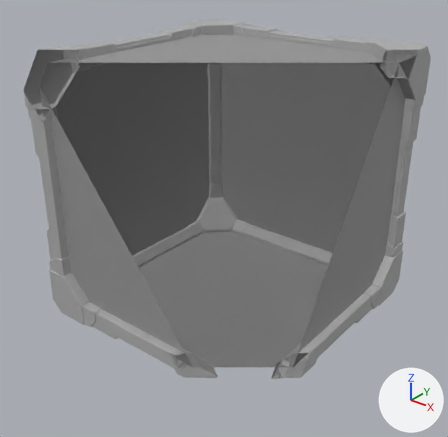
One commit to the FBX model AnotherGangsterHamster/Assets/Models/Weapon/Grand/grandLv2.fbx: the scene before it, then after it.
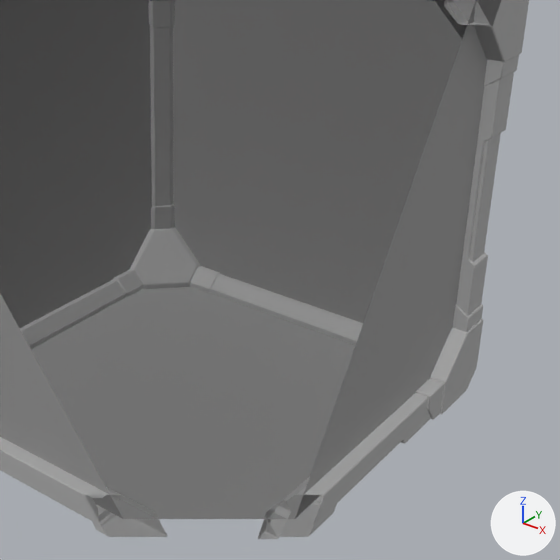
There are two pictures of each version: one whole from a 50 mm camera at (20.81, -8.6, 4.57) aimed at (14.17, -0.31, -0.57), one close up on the part from 27% to 100% of the width and 15% to 90% of the height. The axes (+X, +Y, +Z) are drawn at lower right. The lights are the same throughout. Everything nearer to the camera than a plane just in front of the edit is cut away. Where no turn or scale is listed for an object, it has been applied to the vertices.

Script lines for the objects in view, before the commit:
```python
me_mesh = bpy.data.meshes.new('Mesh')
me_mesh.from_pydata(...)  # 1908 vertices, 3256 faces; spans x -2.54..2.54, y -2.54..2.54, z -2.54..2.54
me_mesh.materials.append(mat_default_character)  # grey #adadad
me_mesh_001 = bpy.data.meshes.new('Mesh.001')
me_mesh_001.from_pydata(...)  # a box spanning x -2.34..2.34, y -2.34..2.34, z -2.34..2.34
me_mesh_001.materials.append(mat_bridge_1f_etc)  # its picture is missing
ob_grandlv2 = bpy.data.objects.new('grandLv2', me_mesh)
ob_grandlv2.location = (14.11, 0.0, 0.0)
ob_planelv2 = bpy.data.objects.new('planeLv2', me_mesh_001)
ob_planelv2.location = (14.11, 0.0, 0.0)
```
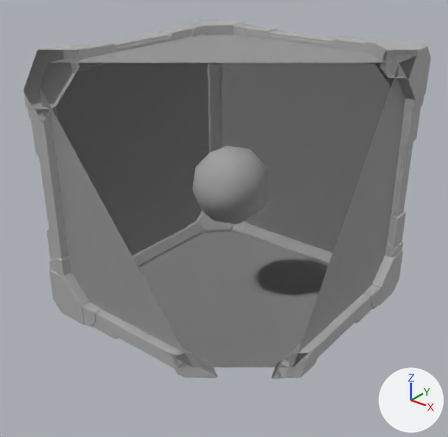
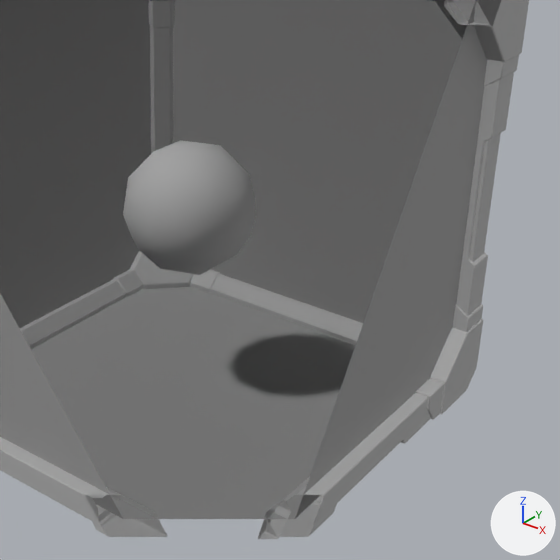
Location of each change, [x1, y1, x2, y2] in pixels of the close-ups (560 x 560 px):
'cain', added
    after: [123, 140, 256, 275]

The change in detail:
Material 'Material #0' (mat_material__0) is new.
Its base color is (0.588, 0.588, 0.588) (light grey #cacaca).
Its roughness is 0.859.
Mesh me_mesh_003 is new.
It is an icosphere of 80 faces spanning x -0.72..0.72, y -0.76..0.76, z -0.76..0.76.
It uses material mat_material__0 (its picture is missing).
Object 'cain' (ob_cain) is new; it shows me_mesh_003.
Its location is (14.11, 0.0, 0.0).
